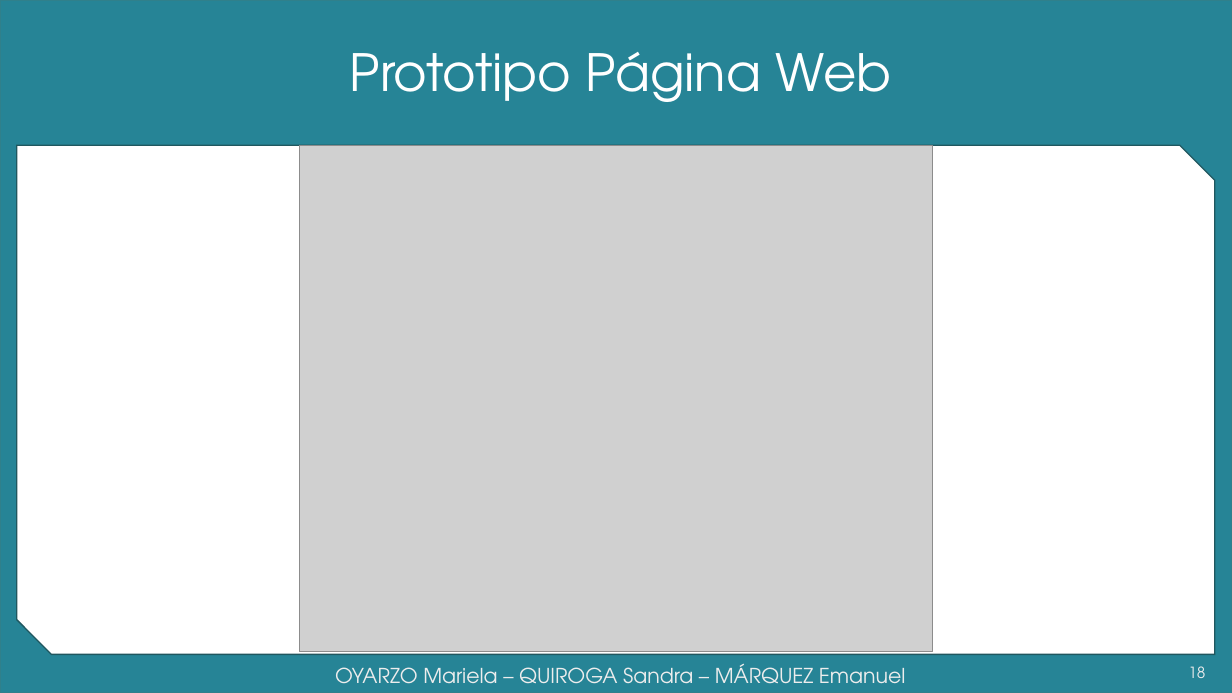
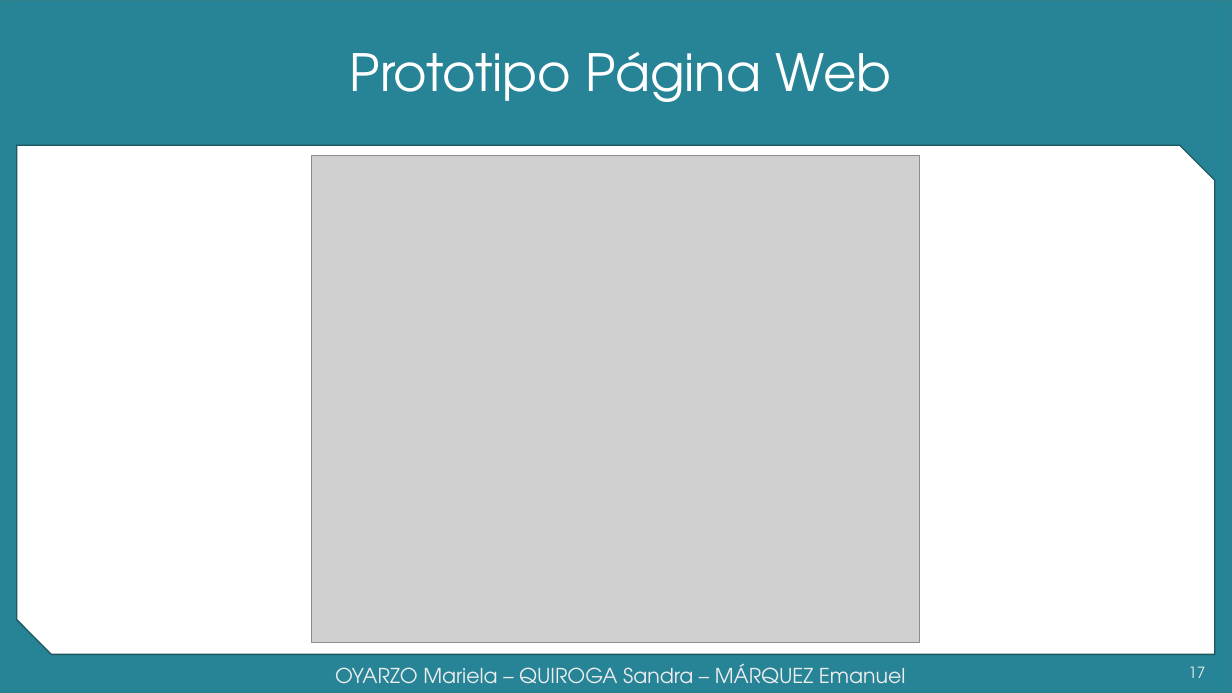
Before and after one commit to grupoyenu/yenu, a slide deck: slide 17 of 08. Presentaciones/Presentación 5 Parcial - 17.10.17.pptx (slide 18 before the commit). Drawn at 1232x693 pixels with LibreOffice and Linux fonts; fonts in the diff are those of the drawing; grey boxes stand for pictures; background and template pictures are left out. Boxes give left, top, right and bottom in pixels: in the first picture for what was removed or moved away, otherwise in the second. Text is boxed around its words. In the diff, an @@ line names an element or a change of style, - is before the commit and + after.

```diff
--- a/08. Presentaciones/Presentación 5 Parcial - 17.10.17.pptx
+++ b/08. Presentaciones/Presentación 5 Parcial - 17.10.17.pptx
@@ picture: place and size @@
-picture at (299,145,933,652)
+picture at (311,156,921,643)
@@ page number at (1188,666,1205,678): text changed @@
-18
+17
```
Also in this commit, not shown: 5 other slides changed, 1 other file.
